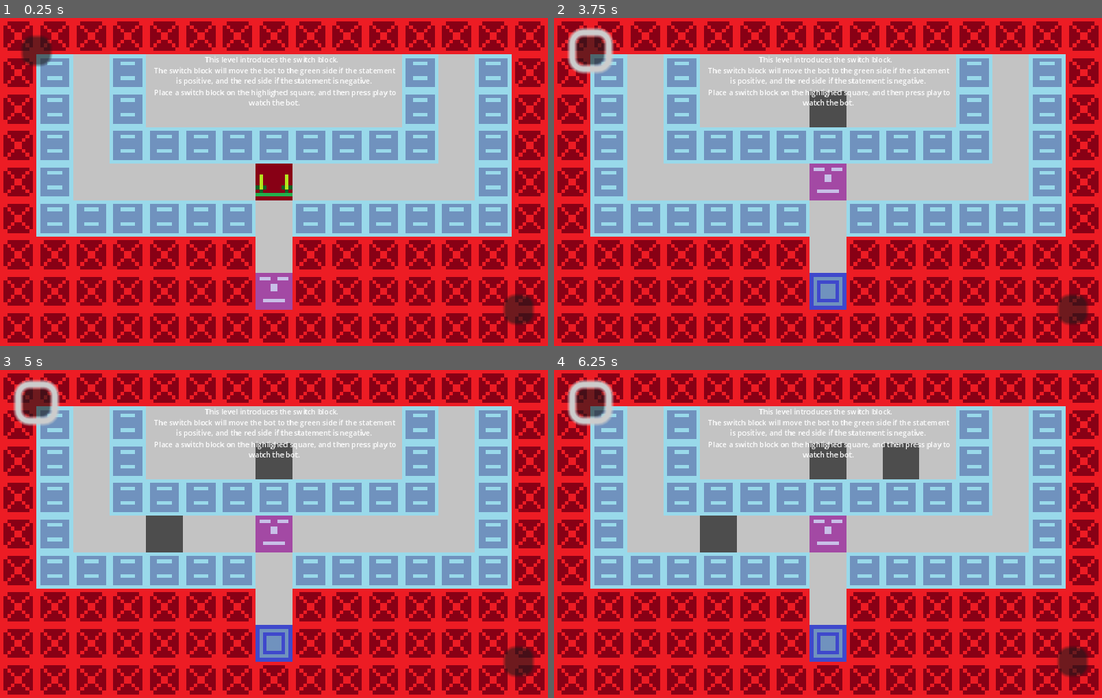
Above: before the commit, frames 1-4 (two rows, left to right).
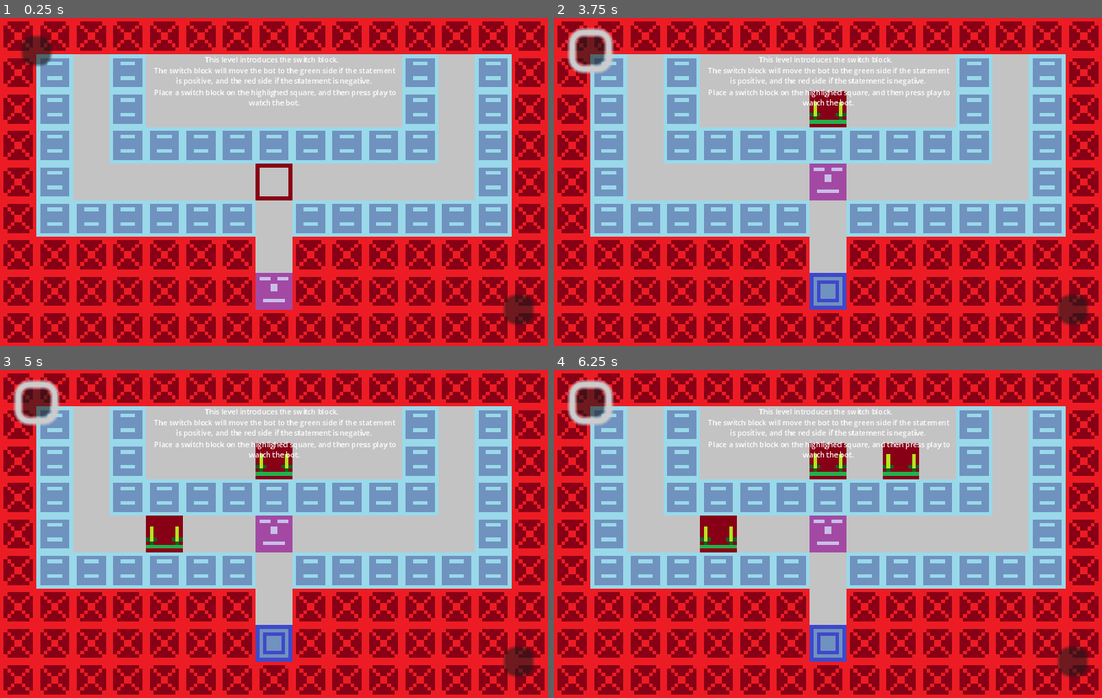
Above: after the commit, the same moments.

Repository: JamesButBetter/Code-Levelling-Games
Game: Godot game, scene res://main.tscn
Same seed, same stepped clock (60 frames per second), same inputs: the game is played once before the commit and once after it.
Inputs (mouse positions are in pixels of both pictures, inside the frame that each line leads up to):
- Up to frame 1 (0.25 s): no input
- Up to frame 2 (3.75 s): click (1074, 309) at 0.5 s; click (1074, 309) at 1.25 s; click (1074, 309) at 2 s; click (592, 50) at 2.75 s; tap Enter at 3.5 s; drag from (828, 90) to (882, 109) at 3.52 s
- Up to frame 3 (5 s): tap Space at 4.25 s; drag from (164, 550) to (246, 599) at 4.27 s
- Up to frame 4 (6.25 s): tap Enter at 5 s; move the mouse to (882, 461) at 5.02 s; click (882, 461) at 5.17 s; tap Space at 5.75 s; drag from (800, 599) to (663, 484) at 5.77 s

The runs differ from the first frame. In frame 1, 0.5% of the frame differs, in the area x 46-54%, y 45-55%; in frame 2, 0.7%; in frame 3, 1.4%; in frame 4, 2.2%, in the area x 26-67%, y 22-56%.

Commit message:
Last stable release of levelled version (for now)

Diff:
--- a/backdrops.tres
+++ b/backdrops.tres
@@ -77,8 +77,8 @@
 sources/70 = SubResource("TileSetAtlasSource_mqa4a")
 sources/1000 = SubResource("TileSetAtlasSource_8eb36")
 sources/71 = SubResource("TileSetAtlasSource_htx8g")
-sources/73 = SubResource("TileSetAtlasSource_a7blb")
 sources/90 = SubResource("TileSetAtlasSource_r2na5")
 sources/91 = SubResource("TileSetAtlasSource_y5ge0")
 sources/92 = SubResource("TileSetAtlasSource_t3wae")
 sources/93 = SubResource("TileSetAtlasSource_rhly3")
+sources/72 = SubResource("TileSetAtlasSource_a7blb")
--- a/main.tscn
+++ b/main.tscn
@@ -23,11 +23,13 @@
 
 var tile_values: Dictionary = {}
 
+var allowedBlocks = [0, 70, 71, 72]
+#var blockedBlocks = []
 var addedTiles = 7
-var levelAllowedBlocks = [70] # Maybe make 90 jump for block or move allowed special to 90
-var specialBlocks = [1, 2, 7, 70]
-
-var levelTilesPoint = 70
+var levelAllowedBlocks = [120] # Maybe make 90 jump for block or move allowed special to 90
+var specialBlocks = [70, 71, 72] # Redirect block
+
+var levelTilesPoint = 90
 
 func change_tile(cell_position: Vector2i, new_tile_id: int, new_tile_atlas_coords: Vector2i = Vector2i(0, 0)) -> void:
 	# Set the tile at the specified cell position
@@ -60,19 +62,23 @@
 		\"center\": tile_center
 	}
 
-func spawn_labels_for_tile_id(tile_id: int) -> void:
+func spawn_labels_for_tile_id(tile_id: int, data) -> void:
 	# Get all used cells in the TileMap
 	var used_cells = tilemap.get_used_cells(0)
 
 	for cell in used_cells:
 		# Check if the tile has the specified ID
 		if get_tile_id_at(cell) == tile_id:
-			spawn_labels_at_tile(cell)
-
-func spawn_labels_at_tile(cell: Vector2i) -> void:
+			spawn_labels_at_tile(cell, data)
+
+func spawn_labels_at_tile(cell: Vector2i, data) -> void:
 	# Create a Label node
 	var label = Label.new()
-	label.text = str(5)
+	label.text = str(data)
+	if typeof(data) == 1:
+		if data: label.text = \"T\"
+		elif not data: label.text = \"F\"
+		else: print(\"Something went very wrong (f0wuf).\")
 
 	# Scale the label to 20%
 	label.scale = Vector2(0.4, 0.4)
@@ -92,7 +98,7 @@
 	add_child(label)
 
 	# Store the value
-	tile_values[cell] = 5
+	tile_values[cell] = data
 
 func destroy_labels_for_tile_id(tile_id: int) -> void:
 	# Get all used cells in the TileMap
@@ -121,6 +127,10 @@
 				if child.position == expected_position:
 					child.queue_free()  # Remove the label node from the scene
 					break  # Exit the loop once the label is found and removed
+
+func update_label_at_tile(cell: Vector2i, data) -> void:
+	destroy_label_at_tile(cell)
+	spawn_labels_at_tile(cell, data)
 
 func updatePosition(dir) -> void:
 	if dir == (\"up\"):
@@ -161,25 +171,41 @@
 		var tile_coords: Vector2i = tilemap.local_to_map(mouse_position)
 
 
-		# Check if the tile coordinates are valid (optional)
-		var curr = tilemap.get_cell_source_id(0, tile_coords)
-		if (curr != -1) and (curr <levelTilesPoint or curr in levelAllowedBlocks):
-			var id = get_tile_id_at(tile_coords) +1
-			if id <= addedTiles:
-				if id == 2:
-					id +=1
-				change_tile(tile_coords, id)
-				if id == 7:
-					spawn_labels_at_tile(tile_coords)
-				if id == 9:
-					destroy_label_at_tile(tile_coords)
-			else:
-				change_tile(tile_coords, 1)
+
+
+
+		if event.button_index == MOUSE_BUTTON_LEFT:
+
+
+			# Check if the tile coordinates are valid (optional)
+			var curr = tilemap.get_cell_source_id(0, tile_coords)
+			if (curr != -1) and (curr <levelTilesPoint or curr in levelAllowedBlocks):
 				destroy_label_at_tile(tile_coords)
-
+				var pointer = allowedBlocks.find(get_tile_id_at(tile_coords)) # [0,0,0,0]
+				if pointer+1 < len(allowedBlocks): pointer += 1; print(pointer)
+				else: pointer = 0
+				print(pointer)
+
+				match allowedBlocks[pointer]:
+					0:
+						pass
+					70:
+						pass # Counter block
+					71:
+						spawn_labels_at_tile(tile_coords, true)
+					72:
+						pass # CountDownBlock
+
+				change_tile(tile_coords, allowedBlocks[pointer])
+
+
+
+		if event.button_index == MOUSE_BUTTON_RIGHT:
 			# Print the value stored at the clicked cell (if it exists)
 			if tile_values.has(tile_coords):
+
 				print(\"Value at cell \", tile_coords, \": \", tile_values[tile_coords])
+				if typeof(tile_values[tile_coords]) == 1: update_label_at_tile(tile_coords, !tile_values[tile_coords])
 			else:
 				print(\"No value stored at cell \", tile_coords)
 		#else:
@@ -187,6 +213,10 @@
 
 # Called when the node enters the scene tree for the first time.
 func _ready():    # Change the tile at position (2, 3) to tile ID 1
+	print(allowedBlocks)
+	print(allowedBlocks[0])
+	print(len(allowedBlocks))
+	print(allowedBlocks.find(72))
 	change_tile(Vector2i(startPosition), 6)
 	#change_tile(Vector2i(0, 2), 6)
 	#change_tile(Vector2i(0, 0), 6)
@@ -195,31 +225,44 @@
 	# change_tile(Vector2i(4, 5), -1) # ignore and fix this later!!!!!
 
 func updateAI(prevDir) -> void:
+
+	var newPos = Vector2i(0,0)
 	var replacementTest = 0
 	match prevDir:
 		1:
-			replacementTest = get_tile_id_at(Vector2i(pos.x, pos.y-1))
+			newPos = Vector2i(pos.x, pos.y-1); replacementTest = get_tile_id_at(newPos)
 			if  replacementTest < levelTilesPoint or replacementTest in levelAllowedBlocks:
 				updatePosition(\"up\")
-
 		2:
-			replacementTest = get_tile_id_at(Vector2i(pos.x+1, pos.y))
+			newPos = Vector2i(pos.x+1, pos.y); replacementTest = get_tile_id_at(newPos)
 			if  replacementTest < levelTilesPoint or replacementTest in levelAllowedBlocks:
 				updatePosition(\"right\")
 
 
 		3:
-			replacementTest = get_tile_id_at(Vector2i(pos.x, pos.y+1))
+
+			newPos = Vector2i(pos.x, pos.y+1); replacementTest = get_tile_id_at(newPos)
 			if  replacementTest < levelTilesPoint or replacementTest in levelAllowedBlocks:
 				updatePosition(\"down\")
 		4:
-			replacementTest = get_tile_id_at(Vector2i(pos.x-1, pos.y))
+			newPos = Vector2i(pos.x-1, pos.y); replacementTest = get_tile_id_at(newPos)
 			if  replacementTest < levelTilesPoint or replacementTest in levelAllowedBlocks:
 				updatePosition(\"left\")
 
-	if replacementTest in specialBlocks:
-		print(\"special block logged\")
-		pass
+	if int(replacementTest) in specialBlocks:
+		match replacementTest:
+			71:
+				print(\"3\")
+				print(\"Possible failure point (block has got incorrect flag)\")
+				if tile_values.has(newPos):
+					if tile_values[newPos]:
+						currDr += 1
+						if currDr >= 5: currDr = 1
+					else:
+						currDr -= 1
+						if currDr <= 0: currDr = 4
+				else:
+					print(\"Blcok did not have flag.\")
 
 func loadLevel(level) -> void:
 	currDr = startDir[level]
@@ -253,7 +296,7 @@
 [node name="TileMap" type="TileMap" parent="."]
 tile_set = ExtResource("1_o1dhr")
 format = 2
-layer_0/tile_data = PackedInt32Array(458766, 90, 0, 458765,  …(941 unchanged characters)…  0, 393223, 0, 0, 327687, 0, 0, 262151, 70, 0, 196615, 91, 0, 131079, 0, 0, 65543 …(862 unchanged characters)…
+layer_0/tile_data = PackedInt32Array(458766, 90, 0, 458765,  …(941 unchanged characters)…  0, 393223, 0, 0, 327687, 0, 0, 262151, 120, 0, 196615, 91, 0, 131079, 0, 0, 65543 …(862 unchanged characters)…
 script = ExtResource("2_him4c")
 
 [node name="RichTextLabel" type="RichTextLabel" parent="TileMap"]
Not shown, added: export_presets.cfg
